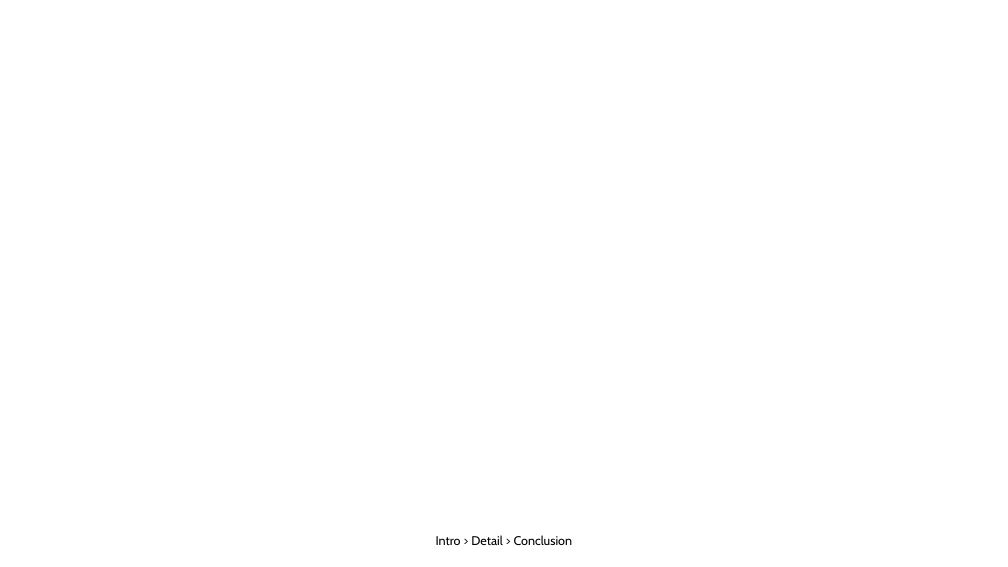
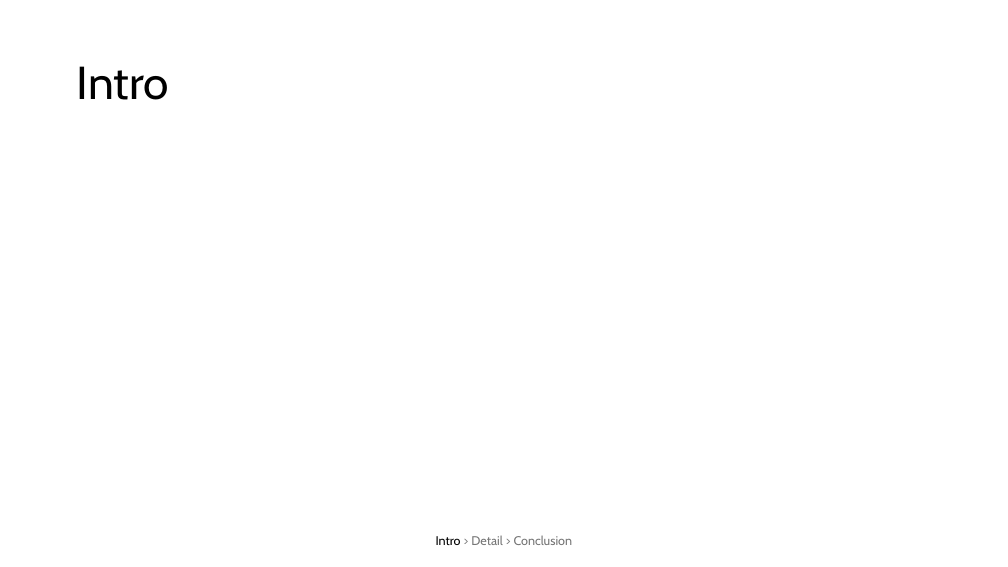
Before and after one commit to Antyos/ppt-section-timeline, a slide deck: slide 2 of SectionStatusBar.pptm. Drawn at 1008x567 pixels with LibreOffice and Linux fonts; fonts in the diff are those of the drawing. Boxes give left, top, right and bottom in pixels: in the first picture for what was removed or moved away, otherwise in the second. Text is boxed around its words. In the diff, an @@ line names an element or a change of style, - is before the commit and + after.

```diff
--- a/SectionStatusBar.pptm
+++ b/SectionStatusBar.pptm
@@ title added at [77,66,169,100], 44 pt, text #000000 @@
+Intro
@@ text "Intro > Detail > Conclusion" at [436,536,573,545]: text colour #000000 to #767676 in "> Detail > Conclusion" @@
```
Also in this commit, not shown: 3 other slides changed, 2 slides added, 1 slide removed.
